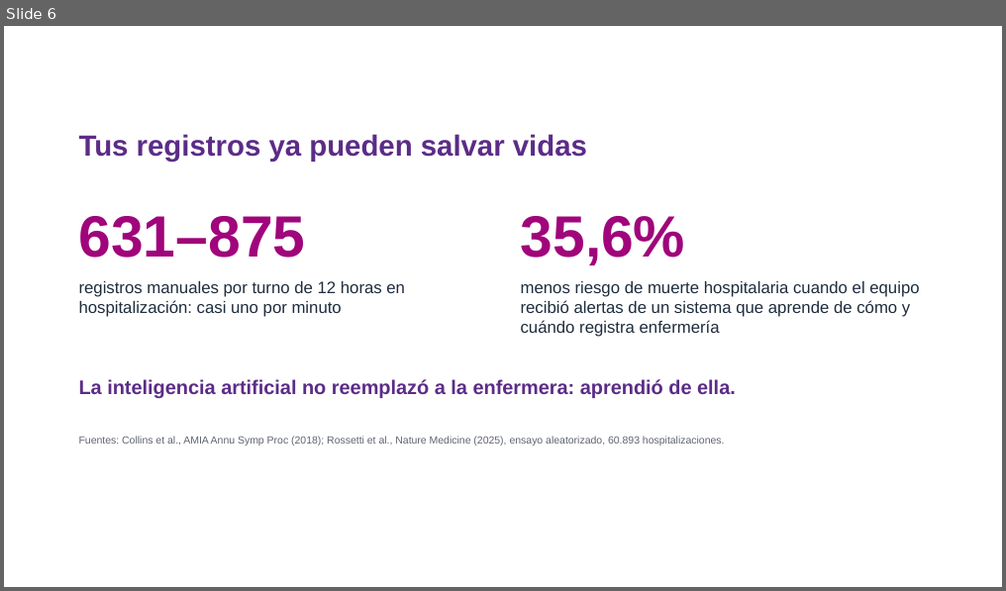
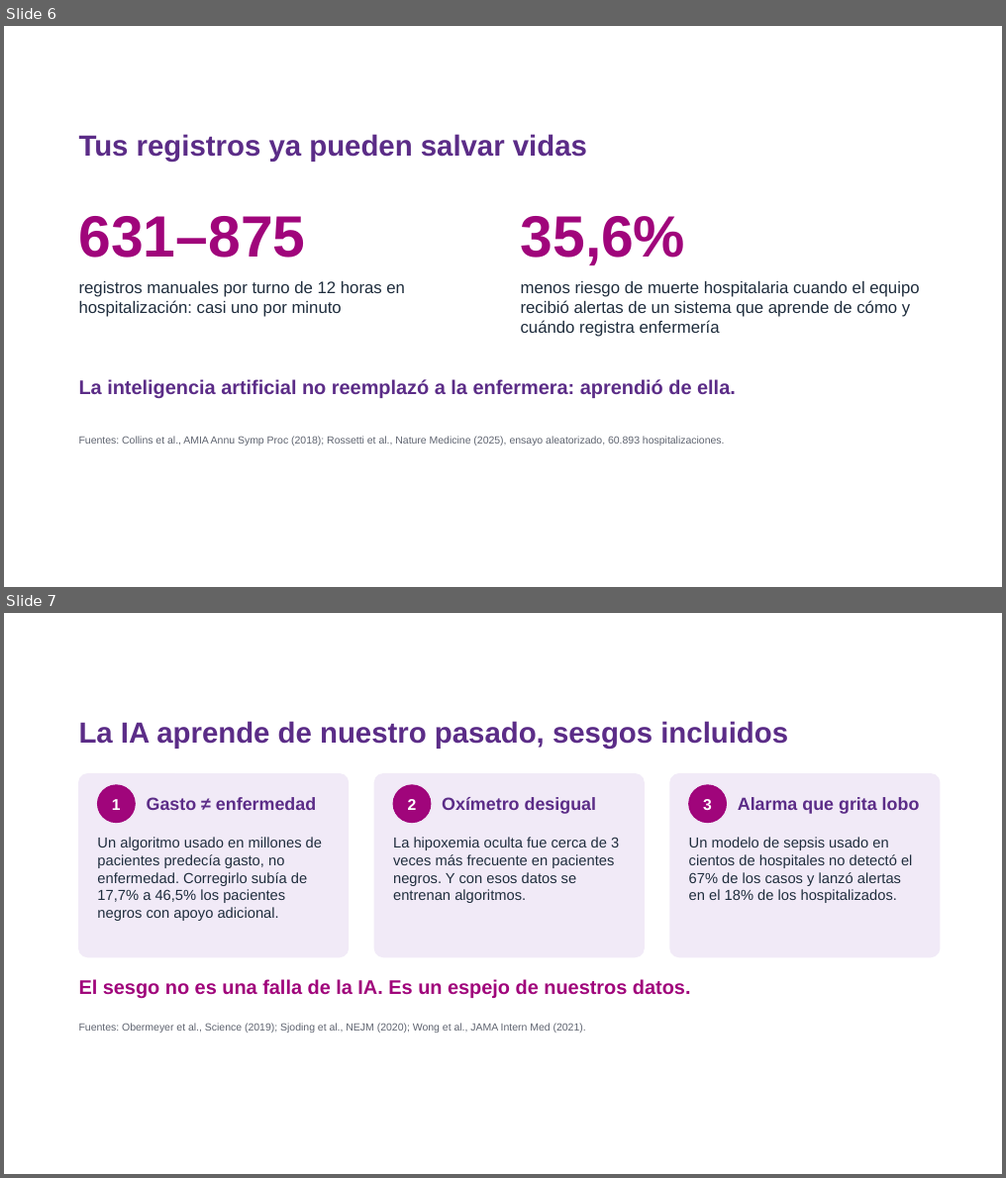
Before and after one commit to estefafro/CFSD, a slide deck: entregables/2026-11-11-webinar/presentacion-webinar.pptx. Shown one above the other, each under a label of ours: slide 6 before the commit, slides 6 and 7 after it. The pictures are 1006x591 and 1006x1178 pixels, drawn with LibreOffice and Linux fonts; fonts in the diff are those of the drawing; background and template pictures are left out. Boxes give left, top, right and bottom in pixels: in the first picture for what was removed or moved away, otherwise in the second. Text is boxed around its words. In the diff, an @@ line names an element or a change of style, - is before the commit and + after.

```diff
--- a/entregables/2026-11-11-webinar/presentacion-webinar.pptx
+++ b/entregables/2026-11-11-webinar/presentacion-webinar.pptx
@@ slide 7 added at [4,613,1002,1174], background picture (left out) @@
@@ text added at [79,721,788,749], 28 pt, text #5B2C87, bold @@
+La IA aprende de nuestro pasado, sesgos incluidos
@@ rounded rectangle added at [79,774,349,958], fill #F1EAF7, outline #F1EAF7 1 pt @@
@@ ellipse added at [98,785,135,823], fill #A0057B, outline #A0057B 1 pt @@
@@ rounded rectangle added at [374,774,645,958], fill #F1EAF7, outline #F1EAF7 1 pt @@
@@ ellipse added at [393,785,431,823], fill #A0057B, outline #A0057B 1 pt @@
@@ rounded rectangle added at [670,774,940,958], fill #F1EAF7, outline #F1EAF7 1 pt @@
@@ ellipse added at [689,785,727,823], fill #A0057B, outline #A0057B 1 pt @@
@@ text added at [112,799,121,810], 15 pt, text #FFFFFF, bold @@
+1
@@ text added at [147,797,316,810], 17 pt, text #5B2C87, bold @@
+Gasto ≠ enfermedad
@@ text added at [408,799,417,810], 15 pt, text #FFFFFF, bold @@
+2
@@ text added at [442,797,596,814], 17 pt, text #5B2C87, bold @@
+Oxímetro desigual
@@ text added at [703,799,712,810], 15 pt, text #FFFFFF, bold @@
+3
@@ text added at [738,797,920,814], 17 pt, text #5B2C87, bold @@
+Alarma que grita lobo
@@ text added at [97,837,322,921], 14 pt, text #1F2D3D @@
+Un algoritmo usado en millones de pacientes predecía gasto, no enfermedad. Corregirlo subía de 17,7% a 46,5% los pacientes negros con apoyo adicional.
@@ text added at [393,837,619,903], 14 pt, text #1F2D3D @@
+La hipoxemia oculta fue cerca de 3 veces más frecuente en pacientes negros. Y con esos datos se entrenan algoritmos.
@@ text added at [689,837,912,903], 14 pt, text #1F2D3D @@
+Un modelo de sepsis usado en cientos de hospitales no detectó el 67% de los casos y lanzó alertas en el 18% de los hospitalizados.
@@ text added at [79,979,691,999], 19 pt, text #A0057B, bold @@
+El sesgo no es una falla de la IA. Es un espejo de nuestros datos.
@@ text added at [79,1023,586,1033], 10 pt, text #5F6470 @@
+Fuentes: Obermeyer et al., Science (2019); Sjoding et al., NEJM (2020); Wong et al., JAMA Intern Med (2021).
```
Also in this commit, not shown: 3 slides changed, 3 other slides added, 2 other files.
